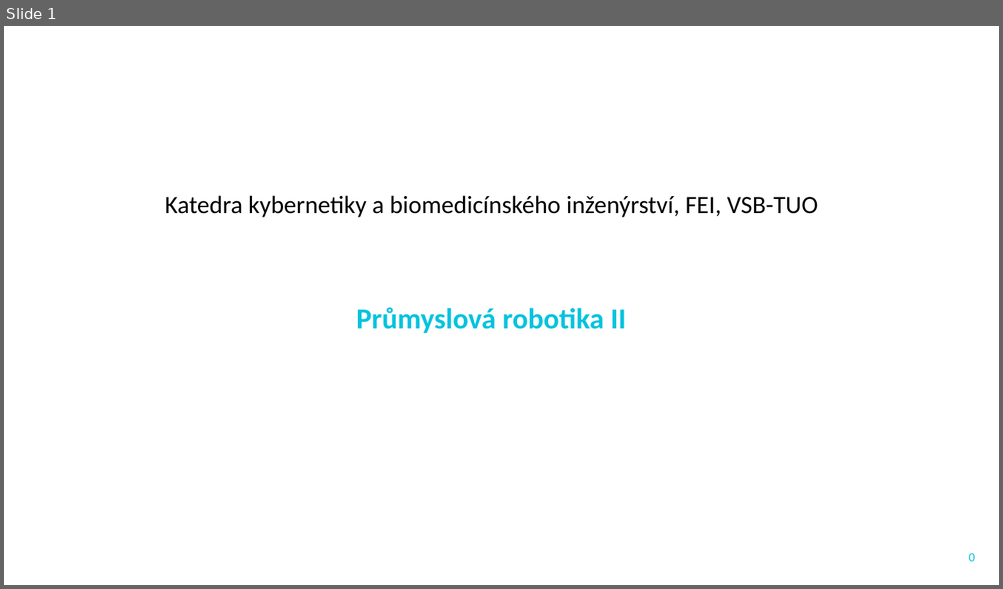
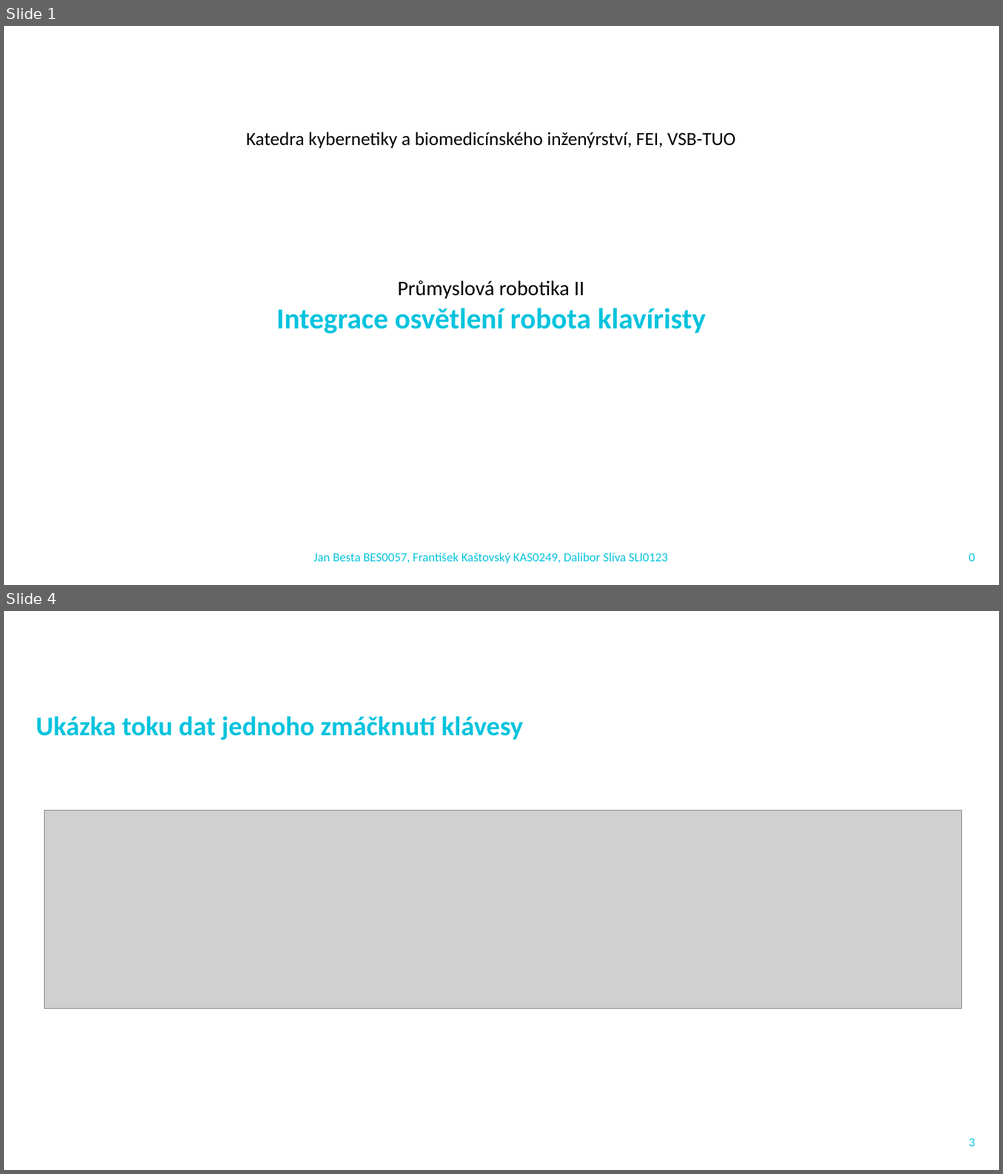
Before and after one commit to LukiJanecek/AdvancedPianistRobot, a slide deck: Dokumentace/BES0057_KAS0249_SLI0123_PRII.pptx. Shown one above the other, each under a label of ours: slide 1 before the commit, slides 1 and 4 after it; the slides between them are not shown. The pictures are 1003x589 and 1003x1174 pixels, drawn with LibreOffice and Linux fonts; fonts in the diff are those of the drawing; grey boxes stand for pictures; background and template pictures are left out. Boxes give left, top, right and bottom in pixels: in the first picture for what was removed or moved away, otherwise in the second. Text is boxed around its words. In the diff, an @@ line names an element or a change of style, - is before the commit and + after.

```diff
--- a/Dokumentace/BES0057_KAS0249_SLI0123_PRII.pptx
+++ b/Dokumentace/BES0057_KAS0249_SLI0123_PRII.pptx
@@ slide 4 added at <box>4,611,999,1170</box>, background #FFFFFF @@
@@ text added at <box>36,716,523,740</box>, 26 pt, text #05C3DE, bold @@
+Ukázka toku dat jednoho zmáčknutí klávesy
@@ picture added at <box>44,810,962,1009</box> @@
@@ page number added at <box>968,1139,974,1147</box>, 12 pt, text #05C3DE @@
+3
@@ slide 1 changed as well @@
@@ text "Katedra kybernetiky a biomedicínského inženýrství, ...": place and size @@
-text "Katedra kybernetiky a biomedicínského inženýrství, ..." at <box>165,195,818,218</box>
+text "Katedra kybernetiky a biomedicínského inženýrství, ..." at <box>246,132,735,148</box>
@@ text "Katedra kybernetiky a biomedicínského inženýrství, ..." at <box>246,132,735,148</box>: size 24 to 18 pt @@
@@ text "Průmyslová robotika II": place and size @@
-text "Průmyslová robotika II" at <box>356,307,626,333</box>
+text "Průmyslová robotika II" at <box>276,281,706,334</box>
@@ text at <box>398,281,584,299</box>: size 28 to 20 pt, text colour #05C3DE to #000000, bold off in "Průmyslová robotika II" @@
@@ text at <box>276,308,706,334</box>: paragraph added @@
+Integrace osvětlení robota klavíristy
@@ text added at <box>313,553,668,564</box>, 12 pt, text #05C3DE @@
+Jan Besta BES0057, František Kaštovský KAS0249, Dalibor Slíva SLI0123
```
Also in this commit, not shown: 1 other slide changed, 6 other slides added, 1 slide removed, 7 other files.
